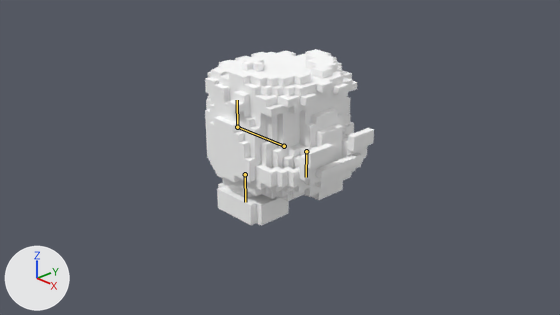
Two versions of the Blender file src/galois/data/npcs/cobble_mucker_animations.blend, one commit apart.
The view is the same before and after, from the file's camera 'Camera'. Arrows for +X, +Y and +Z are at lower left; the lights stay in place. The picture after the commit comes second. The bones that bend it are drawn over the model as lines.

In view in the first picture: 'Body', 'Head', 'L_Leg', 'R_Leg'.
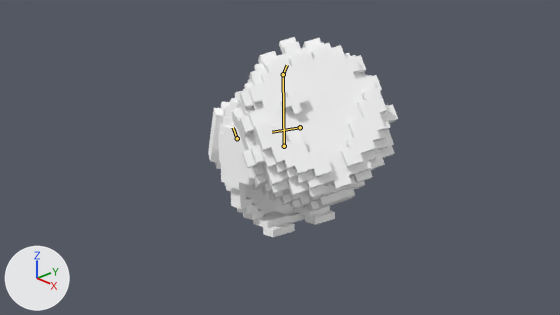
The newer file adds an action. The first version stands in its rest pose; the second is drawn at frame 16 of the action 'Death'.

Where the change shows, as pixel boxes (x1, y1, x2, y2) in the pictures (560 x 315 px):
'Head', posed (10% wider, 45% taller)
    before: (205, 49, 357, 169)
    after: (231, 37, 398, 212)
'Body', posed
    before: (207, 116, 374, 201)
    after: (218, 91, 335, 237)
'R_Leg', posed
    before: (217, 179, 289, 226)
    after: (208, 102, 229, 169)
bone 'Body', root to tip
    before: (284, 146) to (237, 127)
    after: (284, 146) to (283, 74)
bone 'Head', root to tip
    before: (237, 127) to (237, 100)
    after: (283, 74) to (287, 65)
bone 'R_Leg', root to tip
    before: (245, 174) to (245, 202)
    after: (237, 138) to (233, 127)
bone 'L_Leg', root to tip
    before: (306, 151) to (306, 177)
    after: (300, 127) to (272, 132)

What changed in the scene script:
```text
Change bone_body:
    where bone_body = bpy.data.objects['Armature'].pose.bones['Body']
    bone_body.rotation_quaternion: (1.0, 0.0, 0.0, 0.0) -> (0.757, 0.045, 0.039, 0.651)  # degrees (0, 0, 0) -> degrees (7, 0, 81)
Change bone_head:
    where bone_head = bpy.data.objects['Armature'].pose.bones['Head']  # child of 'Body'
    bone_head.rotation_quaternion: (1.0, 0.0, 0.0, 0.0) -> (0.935, 0.264, 0.065, 0.229)  # degrees (0, 0, 0) -> degrees (32, 0, 28)
Change bone_r_leg:
    where bone_r_leg = bpy.data.objects['Armature'].pose.bones['R_Leg']  # child of 'Body'
    bone_r_leg.rotation_quaternion: (1.0, 0.0, 0.0, 0.0) -> (0.956, -0.27, 0.033, -0.115)  # degrees (0, 0, 0) -> degrees (-32, 0, -14)
Change bone_l_leg:
    where bone_l_leg = bpy.data.objects['Armature'].pose.bones['L_Leg']  # child of 'Body'
    bone_l_leg.rotation_quaternion: (1.0, 0.0, 0.0, 0.0) -> (0.929, 0.35, 0.042, 0.112)  # degrees (0, 0, 0) -> degrees (41, 0, 14)
```
